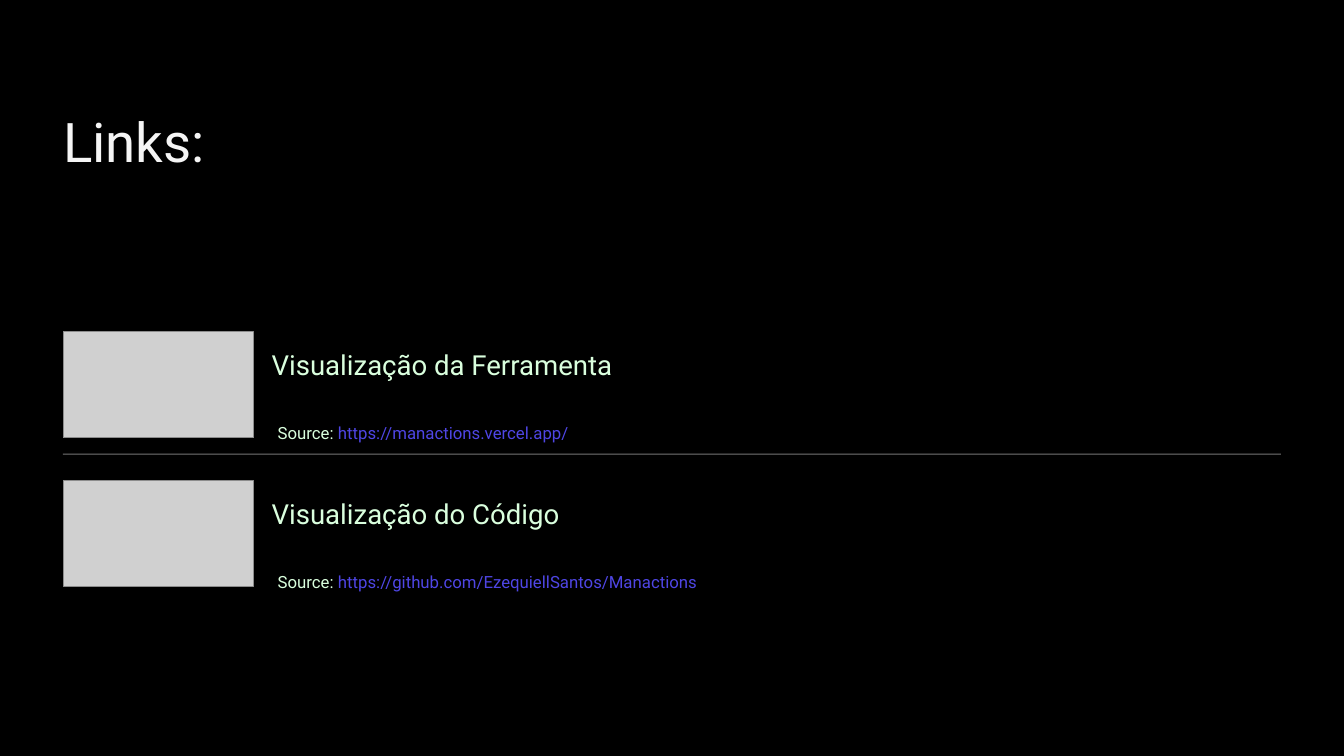
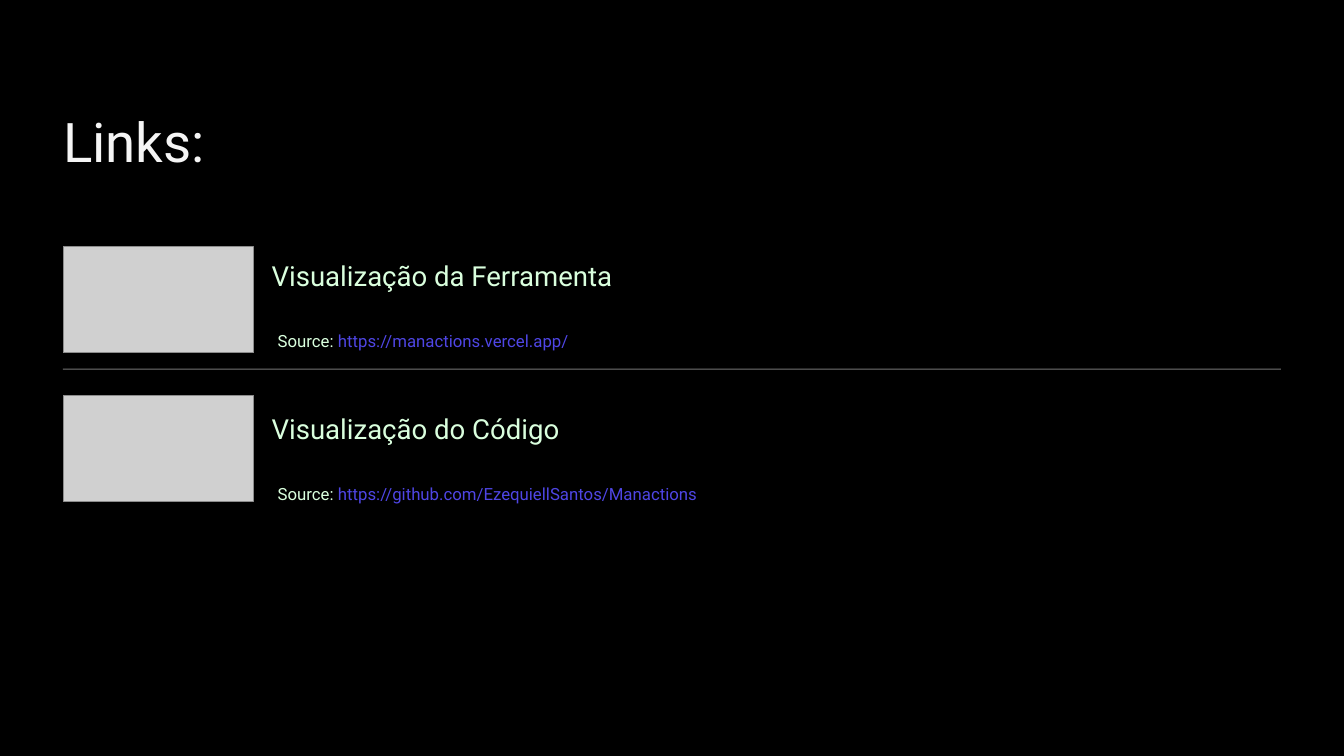
Before and after one commit to EzequiellSantos/Manactions, a slide deck: slide 14 of docs/MANACTIONS - Gestão de Processos Internos.pptx (slide 13 before the commit). Drawn at 1344x756 pixels with LibreOffice and Linux fonts; fonts in the diff are those of the drawing; grey boxes stand for pictures; background and template pictures are left out. Boxes give left, top, right and bottom in pixels: in the first picture for what was removed or moved away, otherwise in the second. Text is boxed around its words. In the diff, an @@ line names an element or a change of style, - is before the commit and + after.

```diff
--- a/docs/MANACTIONS - Gestão de Processos Internos.pptx
+++ b/docs/MANACTIONS - Gestão de Processos Internos.pptx
@@ 3 texts: place and size @@
-3 texts at <box>272,354,697,592</box>
+3 texts at <box>272,265,697,504</box>
@@ 2 pictures, 1 text, 1 rectangle: place and size @@
-2 pictures, 1 text, 1 rectangle at <box>63,332,1280,587</box>
+2 pictures, 1 text, 1 rectangle at <box>63,247,1280,501</box>
```
Also in this commit, not shown: 1 other slide changed, 2 slides added, 1 slide removed.
